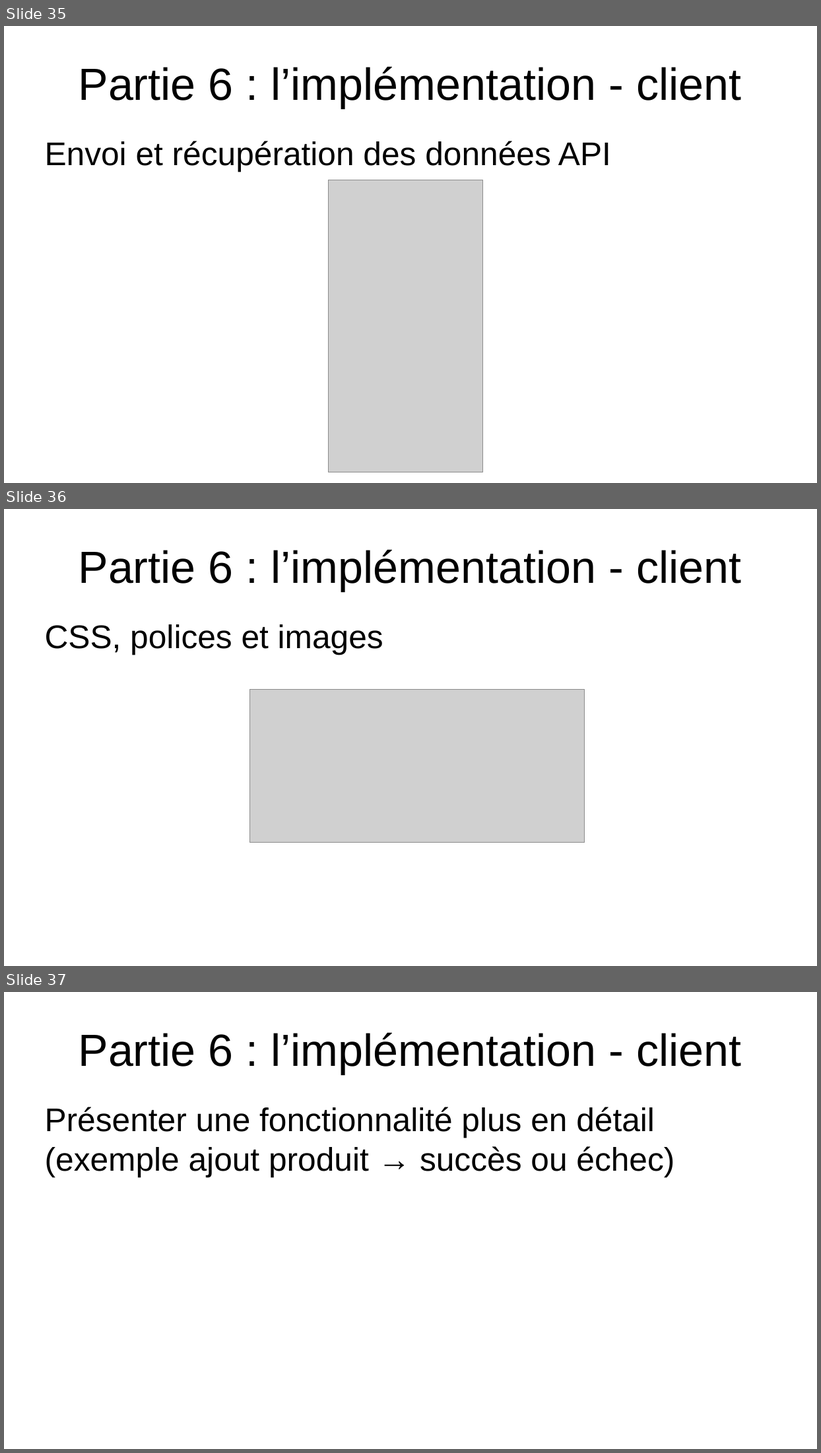
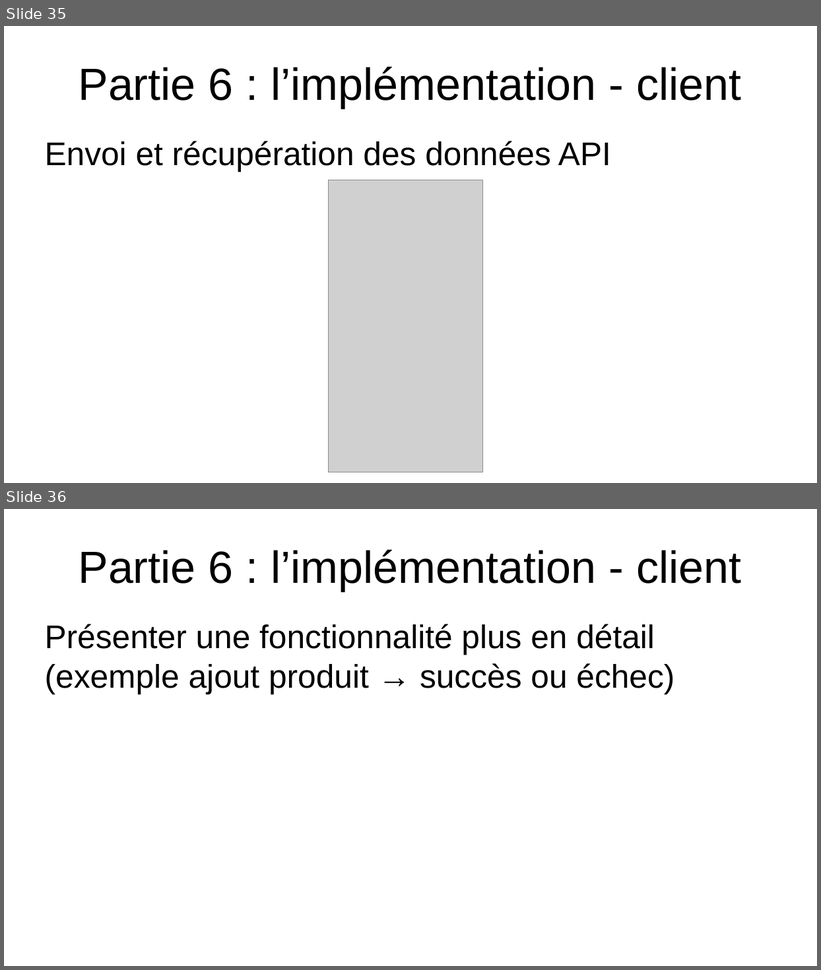
Before and after one commit to EmmaBroudic/Projet-Nooky, a slide deck: doc/Nooky.odp. Shown one above the other, each under a label of ours: slides 35, 36 and 37 before the commit, slides 35 and 36 after it. The pictures are 821x1453 and 821x970 pixels, drawn with LibreOffice and Linux fonts; fonts in the diff are those of the drawing; grey boxes stand for pictures. Boxes give left, top, right and bottom in pixels: in the first picture for what was removed or moved away, otherwise in the second. Text is boxed around its words. In the diff, an @@ line names an element or a change of style, - is before the commit and + after.

```diff
--- a/doc/Nooky.odp
+++ b/doc/Nooky.odp
@@ slide 36 removed at (4, 509, 817, 966), background #FFFFFF @@
@@ title removed at (79, 549, 741, 591) @@
-Partie 6 : l’implémentation - client
@@ text removed at (45, 625, 384, 655) @@
-CSS, polices et images
@@ picture removed at (250, 690, 585, 843) @@
@@ what was slide 37 is now slide 36 @@
```
Also in this commit, not shown: 10 slides changed, 3 slides added, 2 other slides removed, 6 other files.
